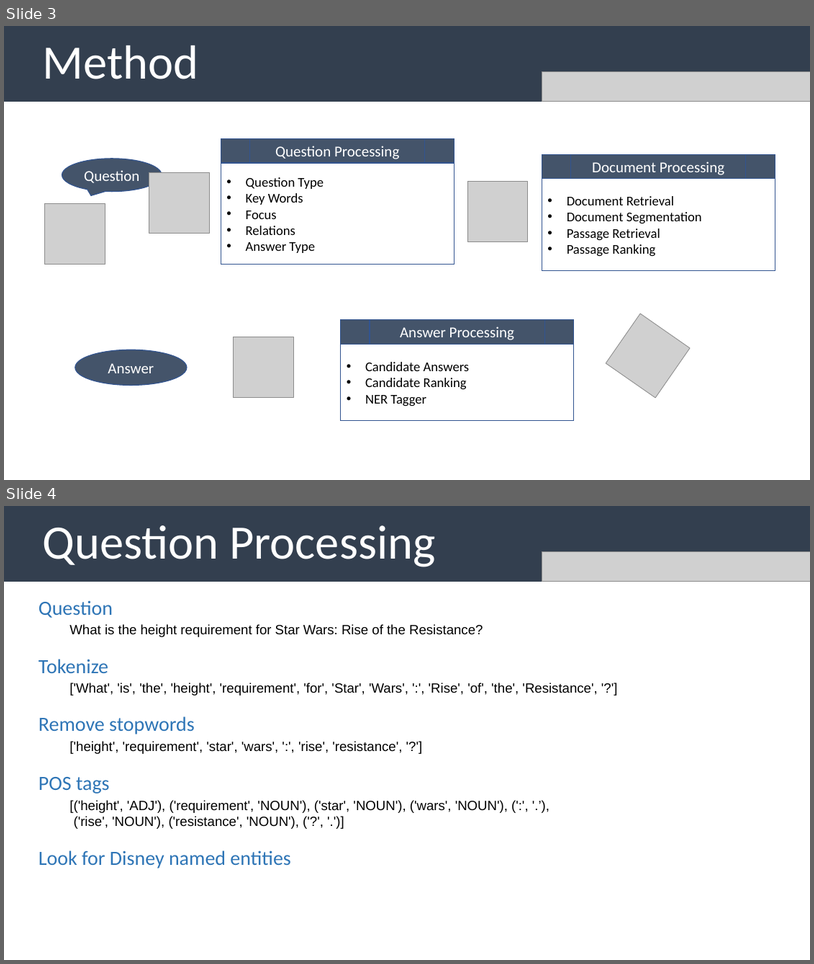
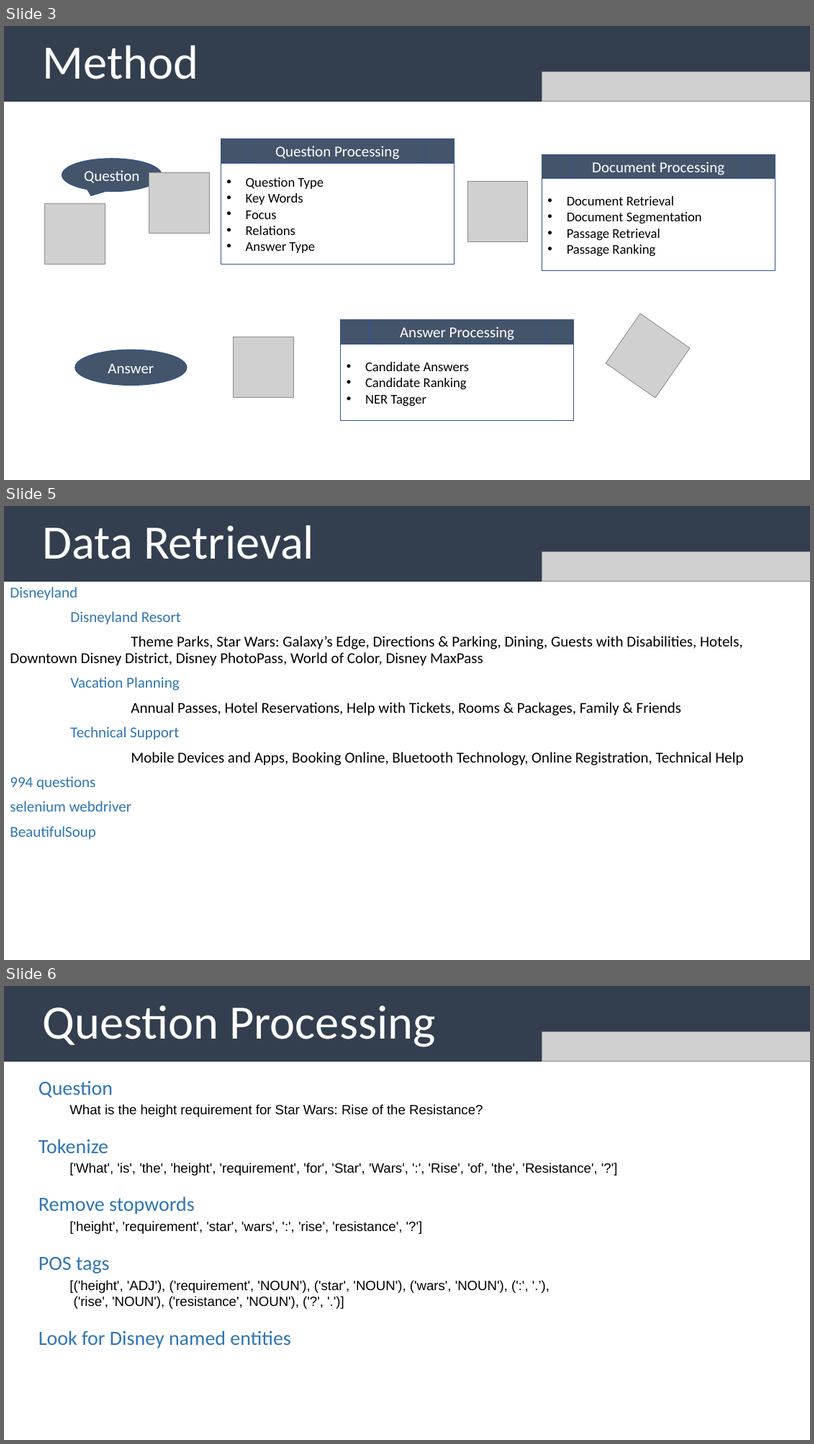
Before and after one commit to uabinf/nlp-group-project-fall-2020-disneyqanda, a slide deck: disneyqanda.pptx. Shown one above the other, each under a label of ours: slides 3 and 4 before the commit, slides 3, 5 and 6 after it; the slides between them are not shown. The pictures are 814x964 and 814x1444 pixels, drawn with LibreOffice and Linux fonts; fonts in the diff are those of the drawing; grey boxes stand for pictures. Boxes give left, top, right and bottom in pixels: in the first picture for what was removed or moved away, otherwise in the second. Text is boxed around its words. In the diff, an @@ line names an element or a change of style, - is before the commit and + after.

```diff
--- a/disneyqanda.pptx
+++ b/disneyqanda.pptx
@@ slide 5 added at box(4, 506, 810, 960), background #FFFFFF @@
@@ rectangle added at box(4, 506, 810, 582), fill #333F50, 57 pt, text #FFFFFF @@
+Data Retrieval
@@ picture added at box(543, 552, 810, 582) @@
@@ text added at box(10, 587, 743, 839), 18 pt, text #000000 @@
+Disneyland
+Disneyland Resort
+Theme Parks, Star Wars: Galaxy’s Edge, Directions & Parking, Dining, Guests with Disabilities, Hotels, Downtown Disney District, Disney PhotoPass, World of Color, Disney MaxPass
+Vacation Planning
+Annual Passes, Hotel Reservations, Help with Tickets, Rooms & Packages, Family & Friends
+Technical Support
+Mobile Devices and Apps, Booking Online, Bluetooth Technology, Online Registration, Technical Help
+994 questions
+selenium webdriver
+BeautifulSoup
@@ what was slide 4 is now slide 6 @@
```
Also in this commit, not shown: 2 other slides added.
